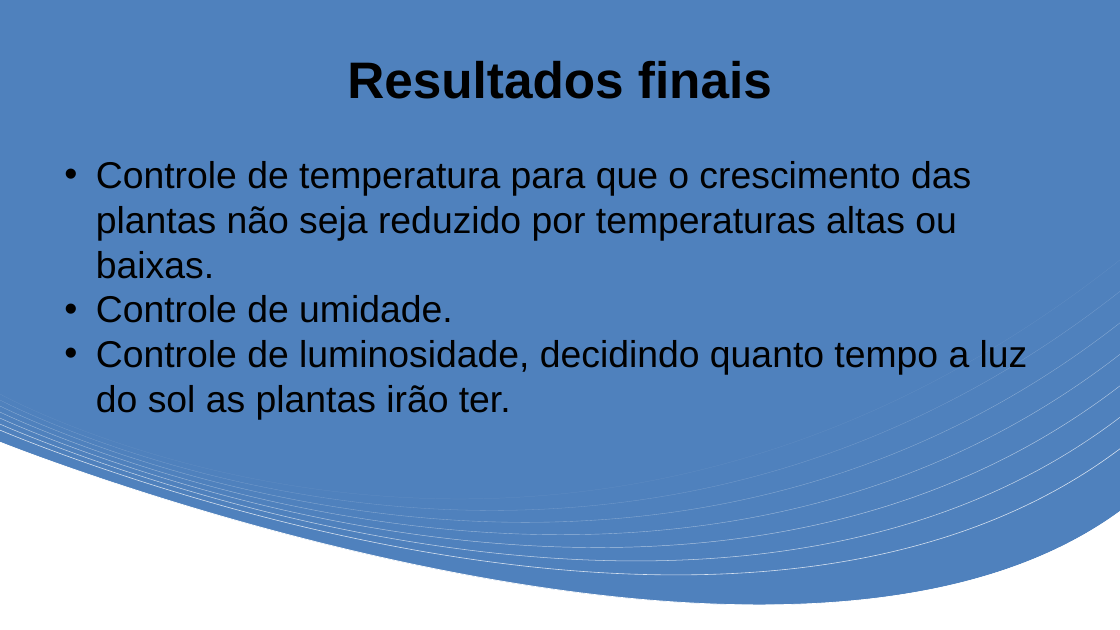
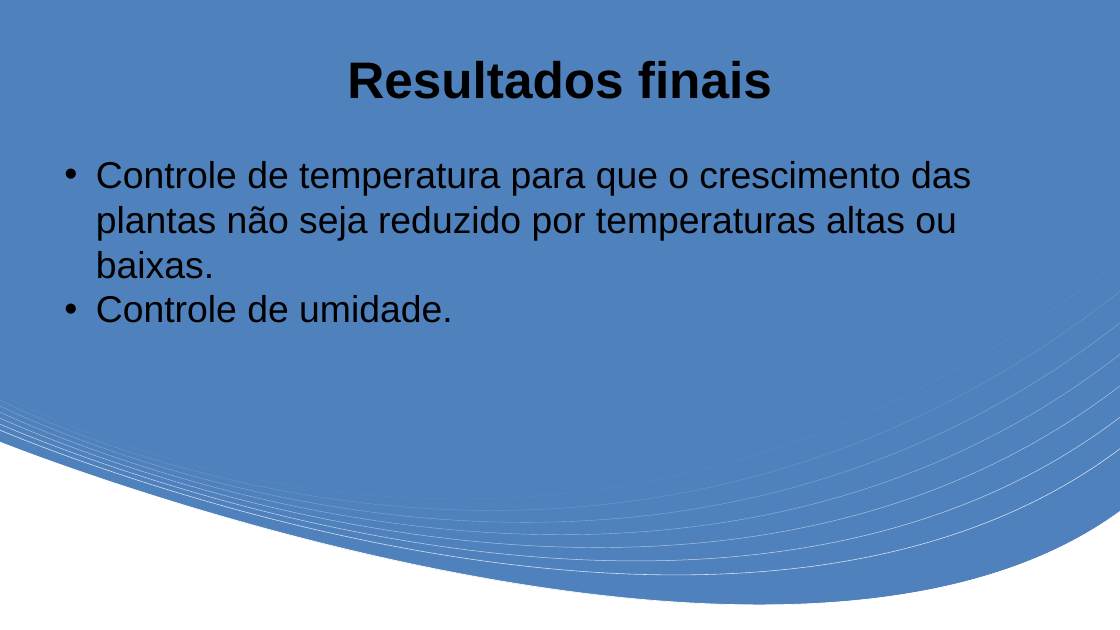
Before and after one commit to NatanBatista/Projeto-estufa-FSE, a slide deck: slide 7 of ApresentaçãoProjeto.pptx. Drawn at 1120x630 pixels with LibreOffice and Linux fonts; fonts in the diff are those of the drawing. Boxes give left, top, right and bottom in pixels: in the first picture for what was removed or moved away, otherwise in the second. Text is boxed around its words. In the diff, an @@ line names an element or a change of style, - is before the commit and + after.

Commit message:
SLIDE

```diff
--- a/ApresentaçãoProjeto.pptx
+++ b/ApresentaçãoProjeto.pptx
@@ text at [96,340,1028,420]: paragraph removed @@
-• Controle de luminosidade, decidindo quanto tempo a luz do sol as plantas irão ter.
```
Also in this commit, not shown: 1 other slide changed.
